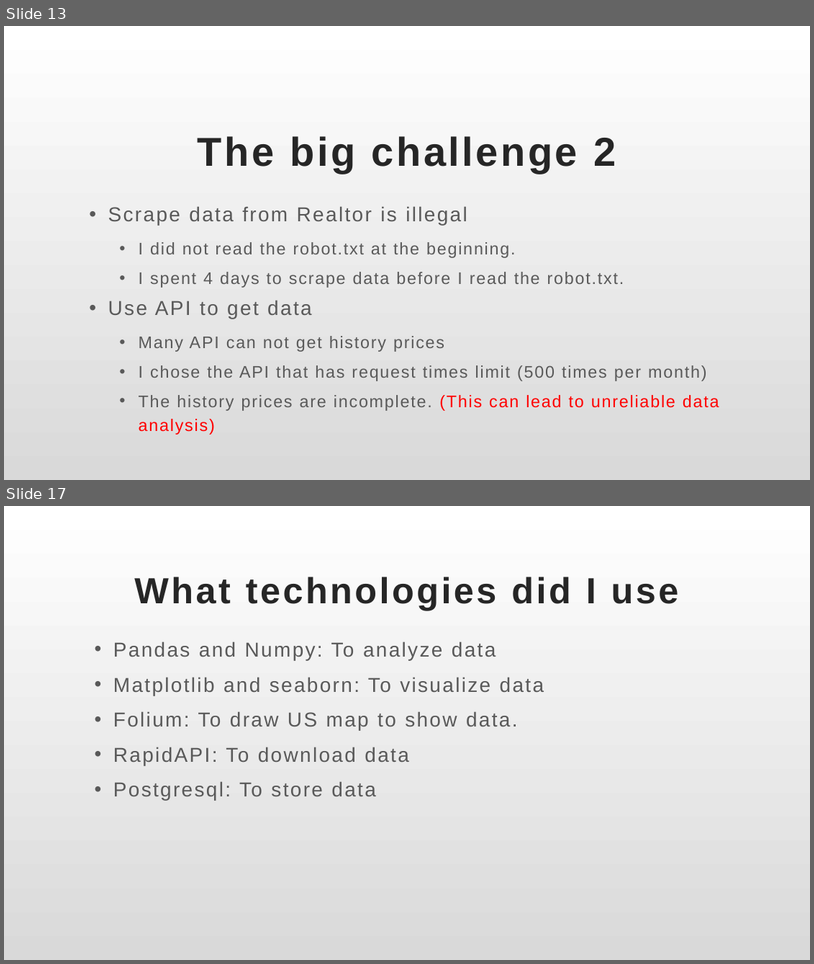
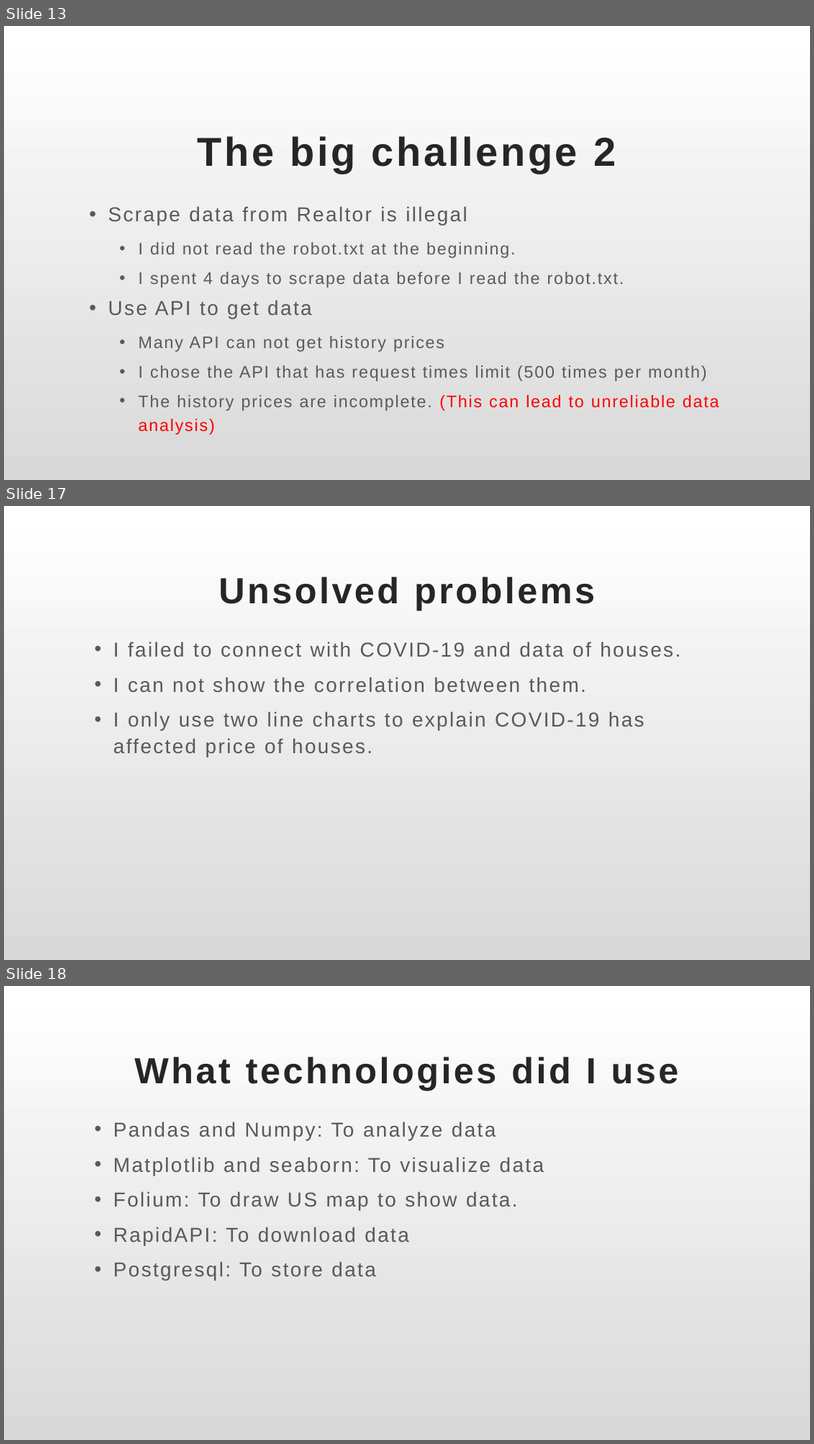
Before and after one commit to Yuehao-Wang/AIM-5001, a slide deck: Y_Wang_Final_Project_Presentation.pptx. Shown one above the other, each under a label of ours: slides 13 and 17 before the commit, slides 13, 17 and 18 after it; the slides between them are not shown. The pictures are 814x964 and 814x1444 pixels, drawn with LibreOffice and Linux fonts; fonts in the diff are those of the drawing. Boxes give left, top, right and bottom in pixels: in the first picture for what was removed or moved away, otherwise in the second. Text is boxed around its words. In the diff, an @@ line names an element or a change of style, - is before the commit and + after.

```diff
--- a/Y_Wang_Final_Project_Presentation.pptx
+++ b/Y_Wang_Final_Project_Presentation.pptx
@@ slide 17 added at bbox=[4, 506, 810, 960], background gradient #FFFFFF to #D9D9D9 @@
@@ title added at bbox=[219, 577, 595, 610], 43.2 pt, text #262626, bold @@
+Unsolved problems
@@ subtitle added at bbox=[113, 641, 681, 757], 24 pt, text #595959 @@
+• I failed to connect with COVID-19 and data of houses.
+• I can not show the correlation between them.
+• I only use two line charts to explain COVID-19 has affected price of houses.
@@ what was slide 17 is now slide 18 @@
```
Also in this commit, not shown: 3 slides changed.
